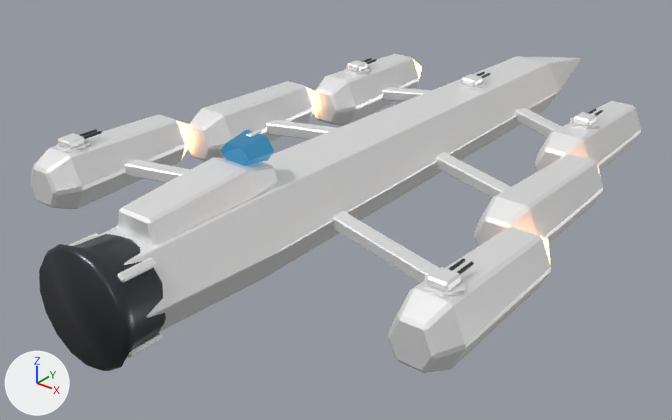
What one commit did to the glTF model public/models/ships/burya.glb.
One viewpoint serves both versions: a camera (50 mm lens) standing at (1.252, -1.817, 0.903) and looking at (-0.075, -0.158, -0.125). The axes (+X, +Y, +Z) are drawn at lower left. The lights are the same throughout. The first picture is the older version. Where no turn or scale is listed for an object, it has been applied to the vertices.

The scene before the commit, as lines of its bpy script (objects in view):
```python
me_кабина = bpy.data.meshes.new('Кабина')
me_кабина.from_pydata(...)  # 60 vertices, 116 faces; spans x -0.0487..0.0487, y -0.05..0.05, z -0.0275..0.0275
me_кабина.materials.append(mat_glass)  # dark blue #274559, glowing blue #387ca2
me_ракетная_капсула_001 = bpy.data.meshes.new('Ракетная_капсула.001')
me_ракетная_капсула_001.from_pydata(...)  # 48 vertices, 92 faces; spans x -0.073..0.073, y -0.2..0.2, z -0.069..0.069
me_ракетная_капсула_001.materials.append(mat_hull2)  # white #ffffff
me_ракетная_капсула_004 = bpy.data.meshes.new('Ракетная_капсула.004')
me_ракетная_капсула_004.from_pydata(...)  # 48 vertices, 92 faces; spans x -0.073..0.073, y -0.2..0.2, z -0.069..0.069
me_ракетная_капсула_004.materials.append(mat_hull2)  # white #ffffff
ob_кабина = bpy.data.objects.new('Кабина', me_кабина)
ob_кабина.location = (0.0, -0.53, 0.182)
ob_ракетная_капсула_001 = bpy.data.objects.new('Ракетная_капсула.001', me_ракетная_капсула_001)
ob_ракетная_капсула_001.location = (-0.36, 0.34, 0.006)
ob_ракетная_капсула_004 = bpy.data.objects.new('Ракетная_капсула.004', me_ракетная_капсула_004)
ob_ракетная_капсула_004.location = (0.52, -0.5, 0.006)
# also in view: 'Ракетная_капсула.002' at (0.44, -0.08, 0.006); 'Пилон' at (0.205, 0.4, 0.0); 'Рубка' at (0.0, -0.675, 0.1); 'Хребет' at (0.0, 0.05, 0.017); 'Пилон.002' at (0.245, -0.02, 0.0)
```
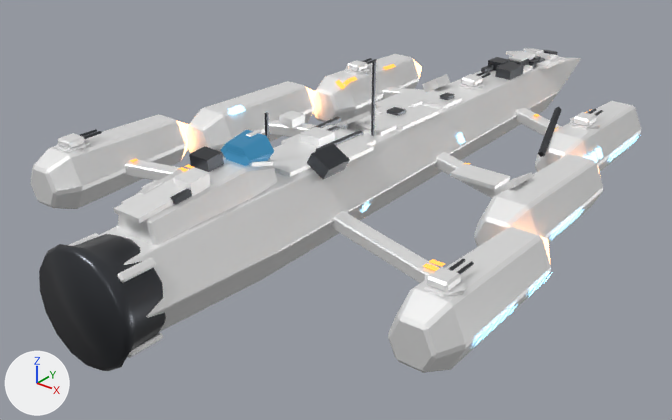
The change, as a diff of the scene's bpy script:
```diff
--- a/public/models/ships/burya.glb.py
+++ b/public/models/ships/burya.glb.py
@@ mat_vent @@
+mat_vent = principled_material('vent')
+mat_vent.base_color = (0.05, 0.12, 0.2)  # dark blue #3f617c
+mat_vent.metallic = 0.3
+mat_vent.roughness = 0.3
+mat_vent.emission_color = (0.25, 0.65, 1.0)  # blue #89d3ff
+mat_vent.emission_strength = 4.0
@@ mat_stripe @@
+mat_stripe = principled_material('stripe')
+mat_stripe.base_color = (1.0, 0.42, 0.08)  # orange #ffad50
+mat_stripe.metallic = 0.2
+mat_stripe.roughness = 0.45
+mat_stripe.emission_color = (1.0, 0.38, 0.05)  # orange #ffa63f
+mat_stripe.emission_strength = 1.2
@@ me_механика @@
+me_механика.from_pydata(...)  # 192 vertices, 288 faces; spans x -0.29..0.29, y -0.79..0.79, z -0.13..0.13
+me_механика.materials.append(mat_dark)  # dark grey #4b4d52
@@ me_накладные_плиты @@
+me_накладные_плиты.from_pydata(...)  # 296 vertices, 444 faces; spans x -0.38..0.38, y -0.86..0.86, z -0.09..0.09
+me_накладные_плиты.materials.append(mat_hull2)  # white #ffffff
@@ me_решётки @@
+me_решётки.from_pydata(...)  # 228 vertices, 114 faces; spans x -0.597..0.597, y -0.714..0.714, z -0.067..0.067
+me_решётки.materials.append(mat_vent)  # dark blue #3f617c, glowing blue #89d3ff
@@ me_разметка @@
+me_разметка.from_pydata(...)  # 148 vertices, 74 faces; spans x -0.454..0.454, y -0.748..0.748, z -0.074..0.074
+me_разметка.materials.append(mat_stripe)  # orange #ffad50, glowing orange #ffa63f
@@ ob_механика @@
+ob_механика = bpy.data.objects.new('Механика', me_механика)
+ob_механика.location = (0.056, 0.008, 0.148)
@@ ob_накладные_плиты @@
+ob_накладные_плиты = bpy.data.objects.new('Накладные_плиты', me_накладные_плиты)
+ob_накладные_плиты.location = (0.039, -0.005, 0.103)
@@ ob_решётки @@
+ob_решётки = bpy.data.objects.new('Решётки', me_решётки)
+ob_решётки.location = (0.0, 0.115, 0.039)
@@ ob_разметка @@
+ob_разметка = bpy.data.objects.new('Разметка', me_разметка)
+ob_разметка.location = (0.0, 0.001, 0.093)
```

Changed parts and their boxes [x1, y1, x2, y2] in the pictures (672 x 420 px):
'Накладные_плиты', added
    after: [114, 48, 565, 223]
'Механика', added
    after: [170, 50, 561, 205]
'Решётки', added
    after: [228, 92, 639, 348]
'Разметка', added
    after: [130, 64, 592, 271]
